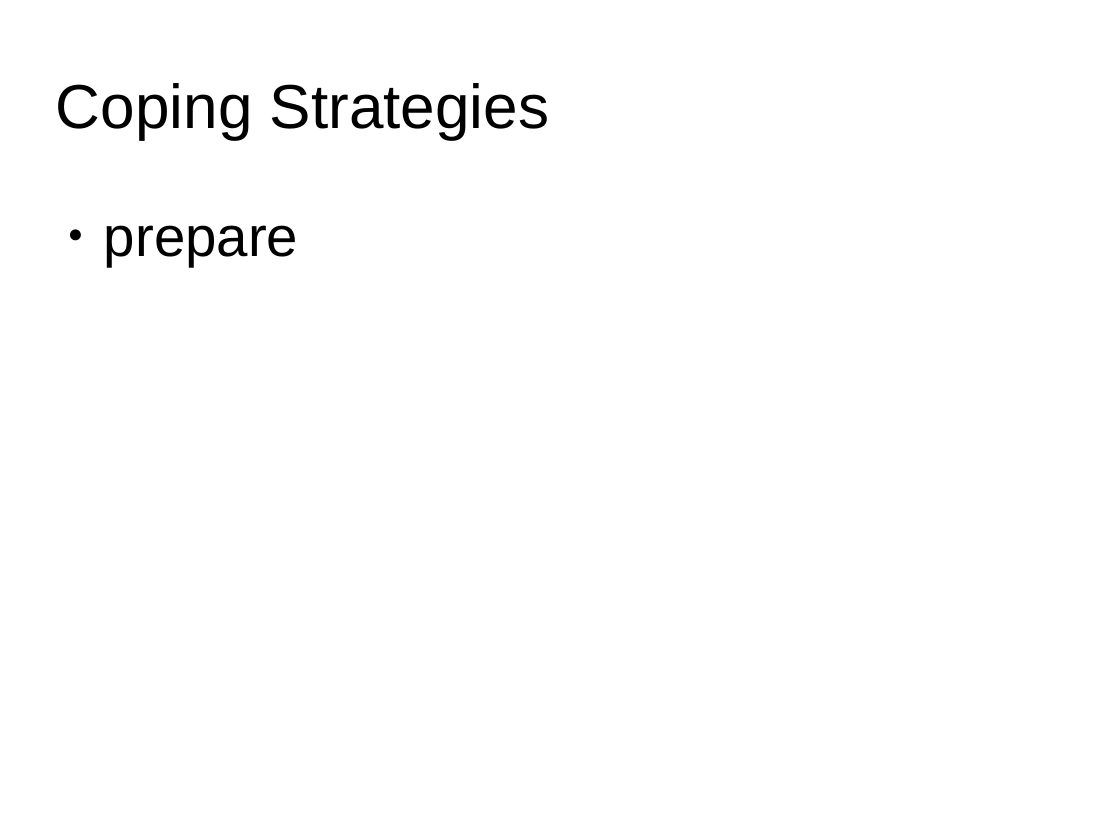
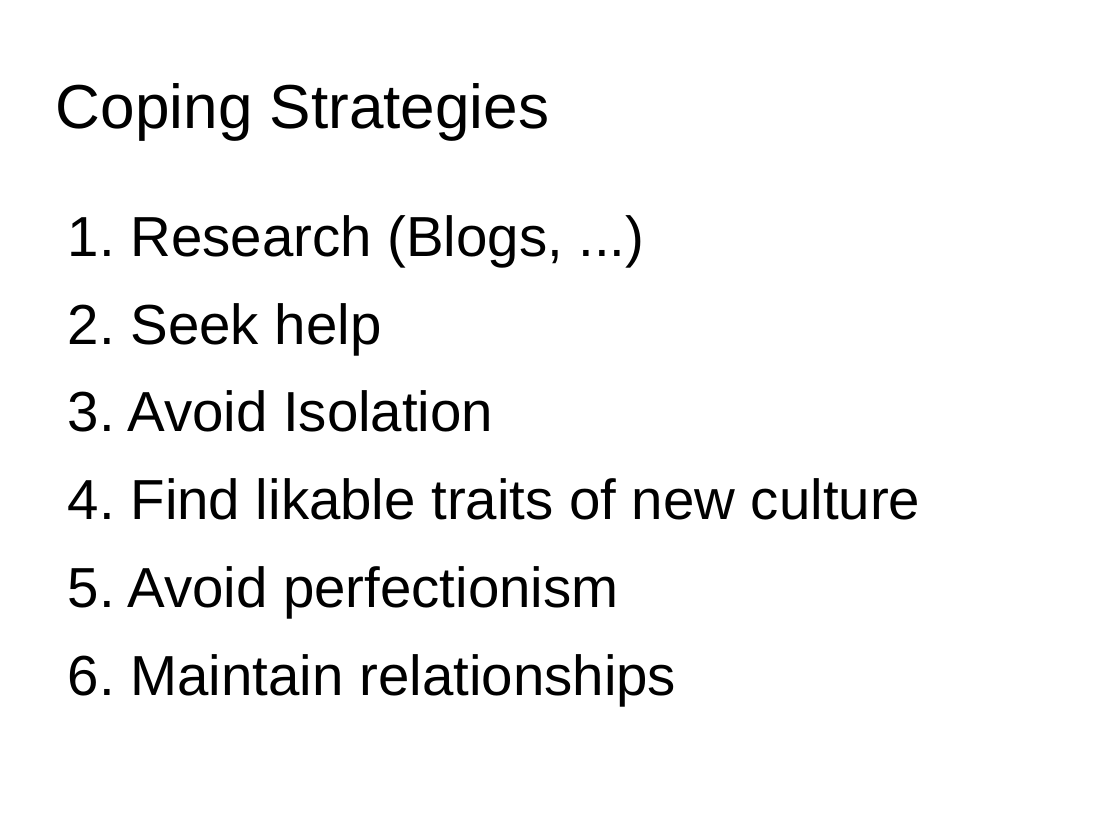
Before and after one commit to daFischer/culture-shock, a slide deck: slide 5 of presentation.odp. Drawn at 1120x840 pixels with LibreOffice and Linux fonts; fonts in the diff are those of the drawing; background and template pictures are left out. Boxes give left, top, right and bottom in pixels: in the first picture for what was removed or moved away, otherwise in the second. Text is boxed around its words. In the diff, an @@ line names an element or a change of style, - is before the commit and + after.

Commit message:
coping strategies

```diff
--- a/presentation.odp
+++ b/presentation.odp
@@ text at [128,215,920,705]: text changed @@
-● prepare
+1. Research (Blogs, ...)
+2. Seek help
+3. Avoid Isolation
+4. Find likable traits of new culture
+5. Avoid perfectionism
+6. Maintain relationships
```
